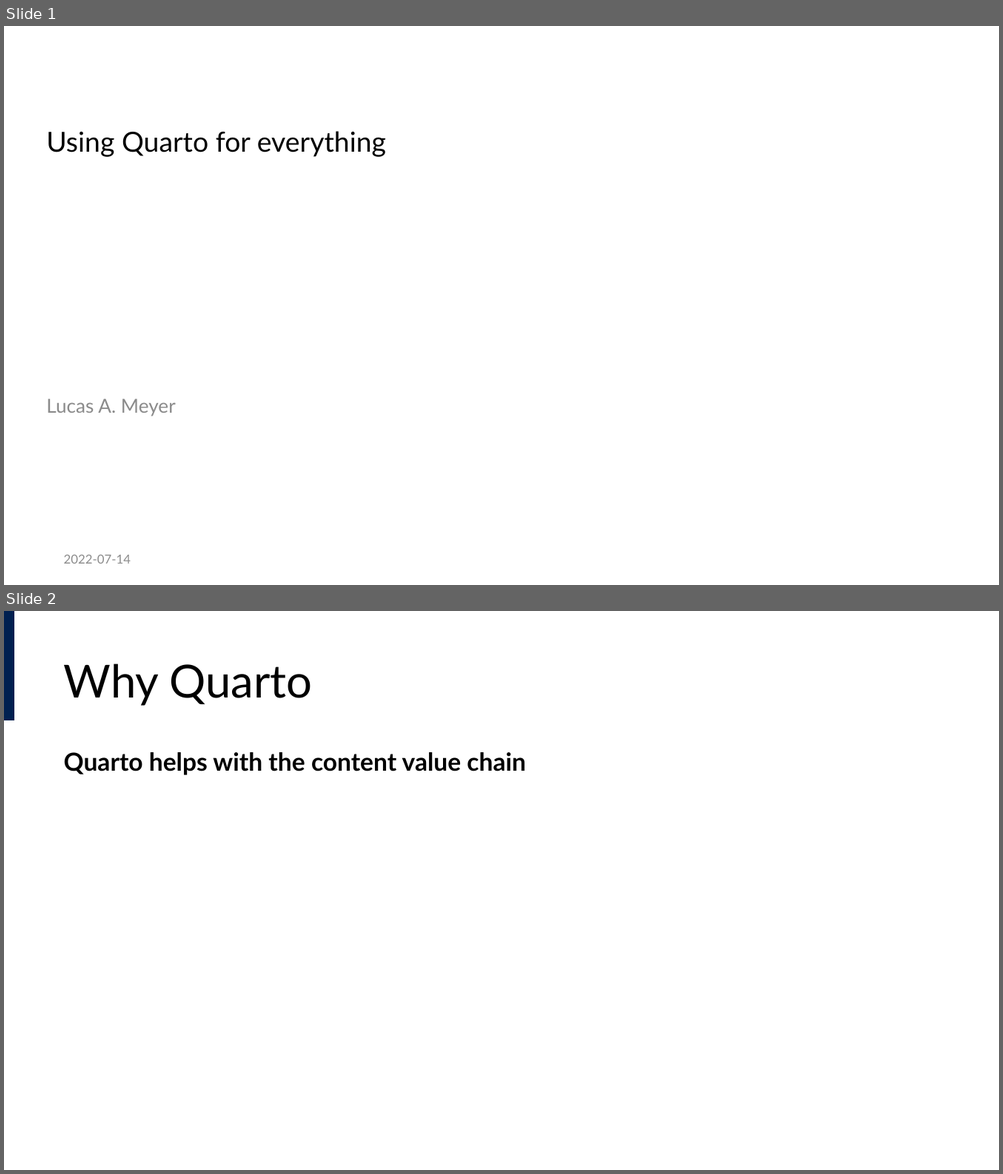
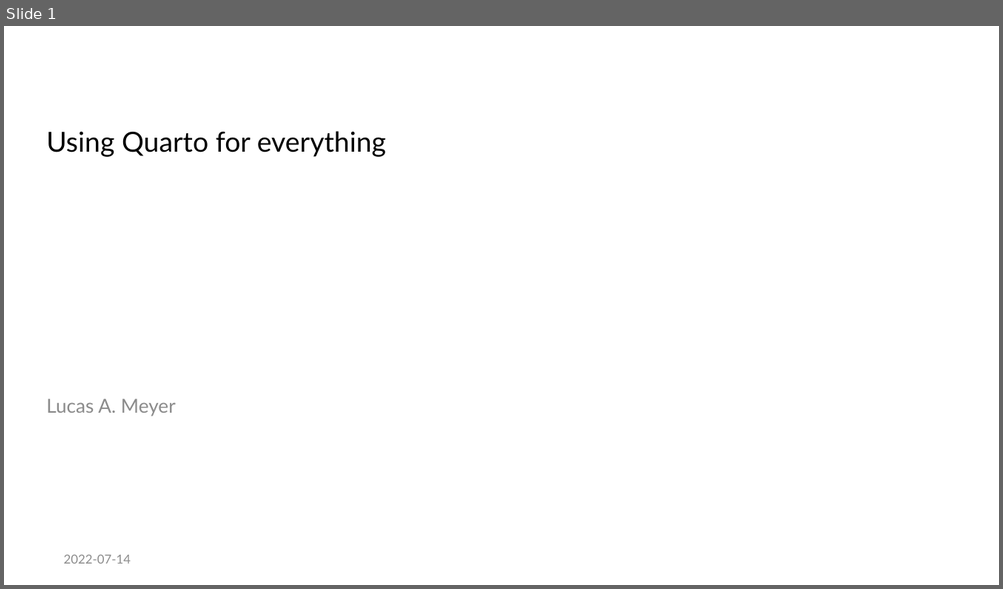
Before and after one commit to lucas-a-meyer/using-quarto, a slide deck: docs/presentation.pptx. Shown one above the other, each under a label of ours: slides 1 and 2 before the commit, slide 1 after it. The pictures are 1003x1174 and 1003x589 pixels, drawn with LibreOffice and Linux fonts; fonts in the diff are those of the drawing; background and template pictures are left out. Boxes give left, top, right and bottom in pixels: in the first picture for what was removed or moved away, otherwise in the second. Text is boxed around its words. In the diff, an @@ line names an element or a change of style, - is before the commit and + after.

```diff
--- a/docs/presentation.pptx
+++ b/docs/presentation.pptx
@@ slide 2 removed at box(4, 611, 999, 1170), background #FFFFFF @@
@@ rectangle removed at box(4, 611, 14, 721) @@
@@ title removed at box(64, 664, 313, 706) @@
-Why Quarto
@@ text removed at box(64, 752, 526, 775) @@
-Quarto helps with the content value chain
```
Also in this commit, not shown: 19 slides changed, 8 slides added, 10 other slides removed, 43 other files.
